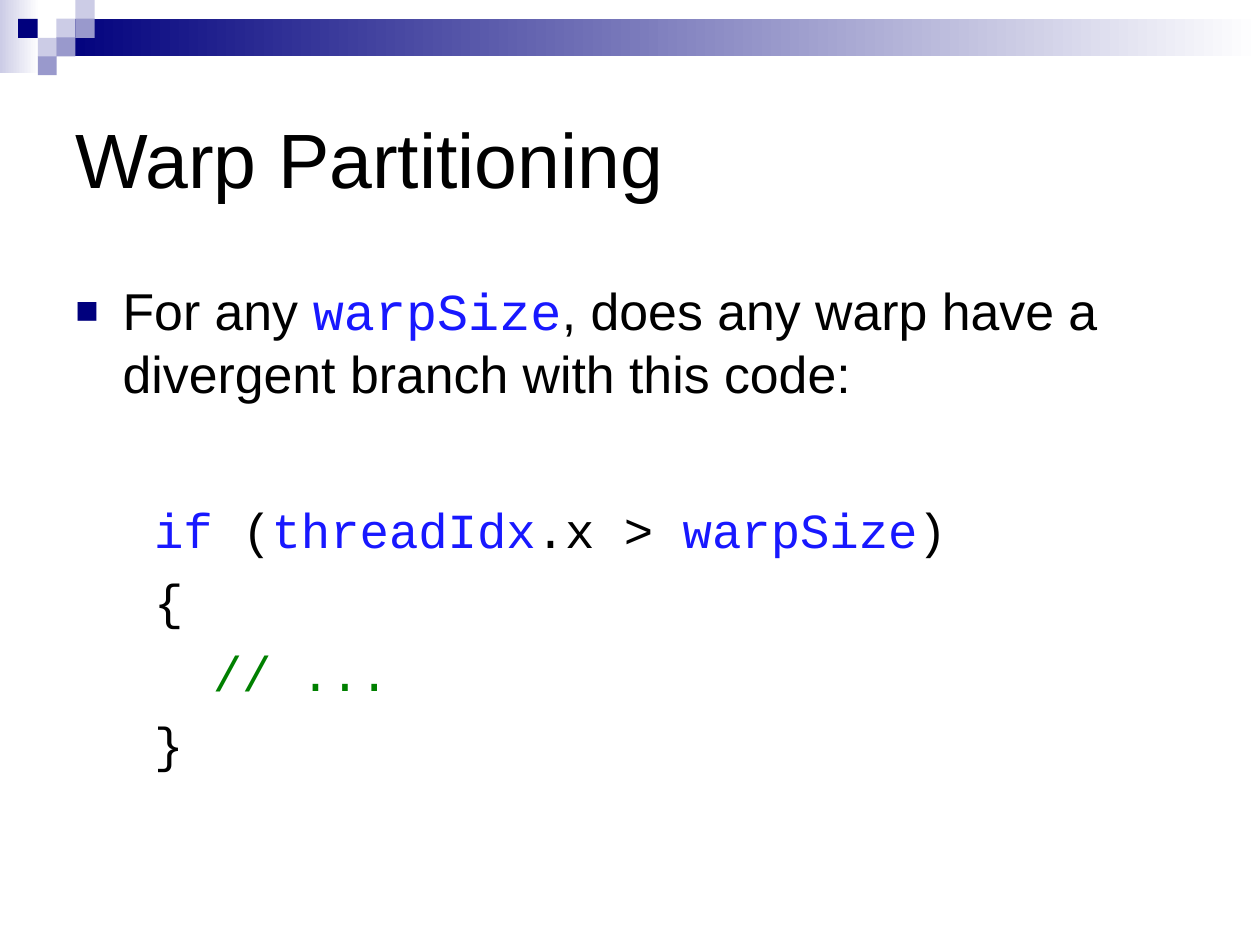
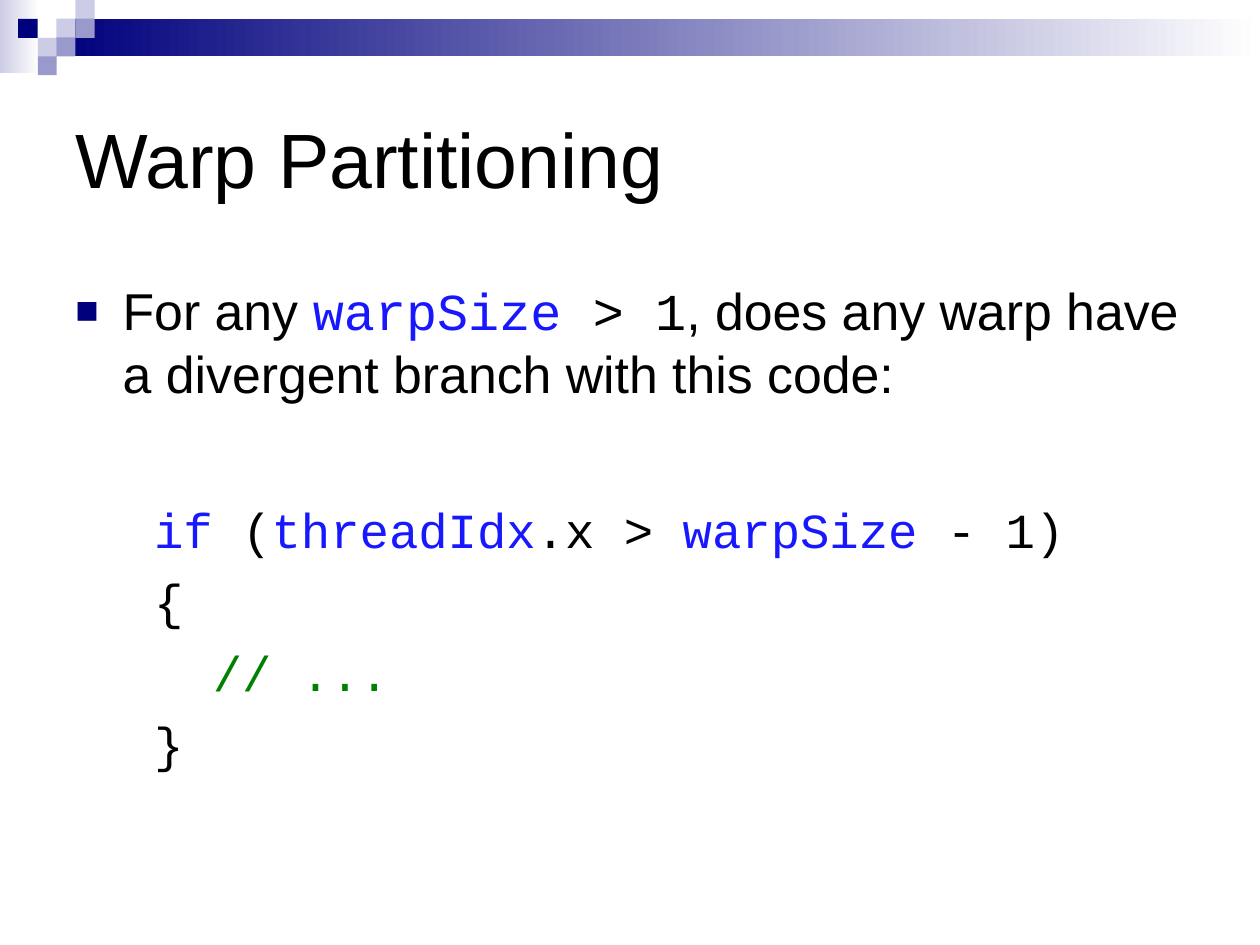
Before and after one commit to CIS565-Spring-2012/cis565-spring-2012.github.com, a slide deck: slide 41 of lectures/02-06-CUDA-Performance-1-of-2.ppt. Drawn at 1260x945 pixels with LibreOffice and Linux fonts; fonts in the diff are those of the drawing. Boxes give left, top, right and bottom in pixels: in the first picture for what was removed or moved away, otherwise in the second. Text is boxed around its words. In the diff, an @@ line names an element or a change of style, - is before the commit and + after.

```diff
--- a/lectures/02-06-CUDA-Performance-1-of-2.ppt
+++ b/lectures/02-06-CUDA-Performance-1-of-2.ppt
@@ text at (123, 292, 1178, 403): text changed @@
-■ For any warpSize, does any warp have a divergent branch with this code:
+■ For any warpSize > 1, does any warp have a divergent branch with this code:
@@ text at (154, 513, 1065, 559): text changed @@
-if (threadIdx.x > warpSize)
+if (threadIdx.x > warpSize - 1)
```
Also in this commit, not shown: 1 other slide changed, 2 other files.
